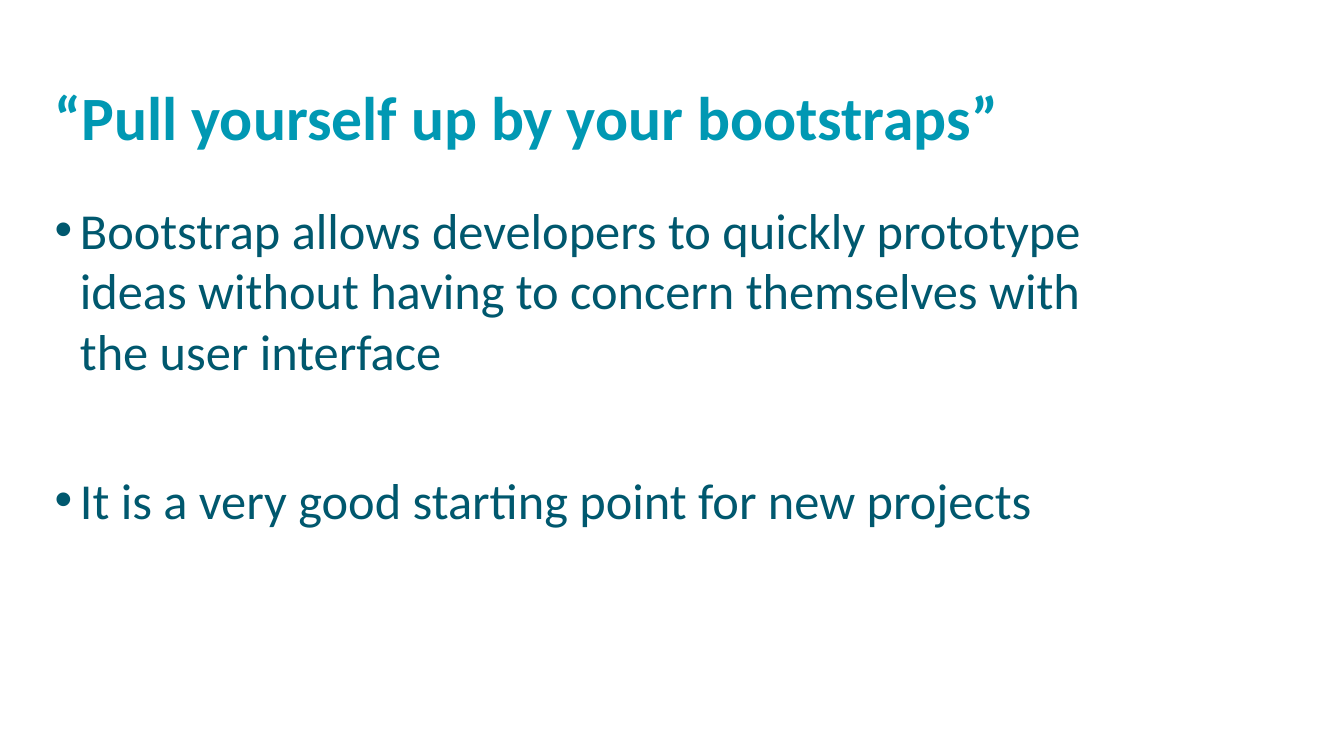
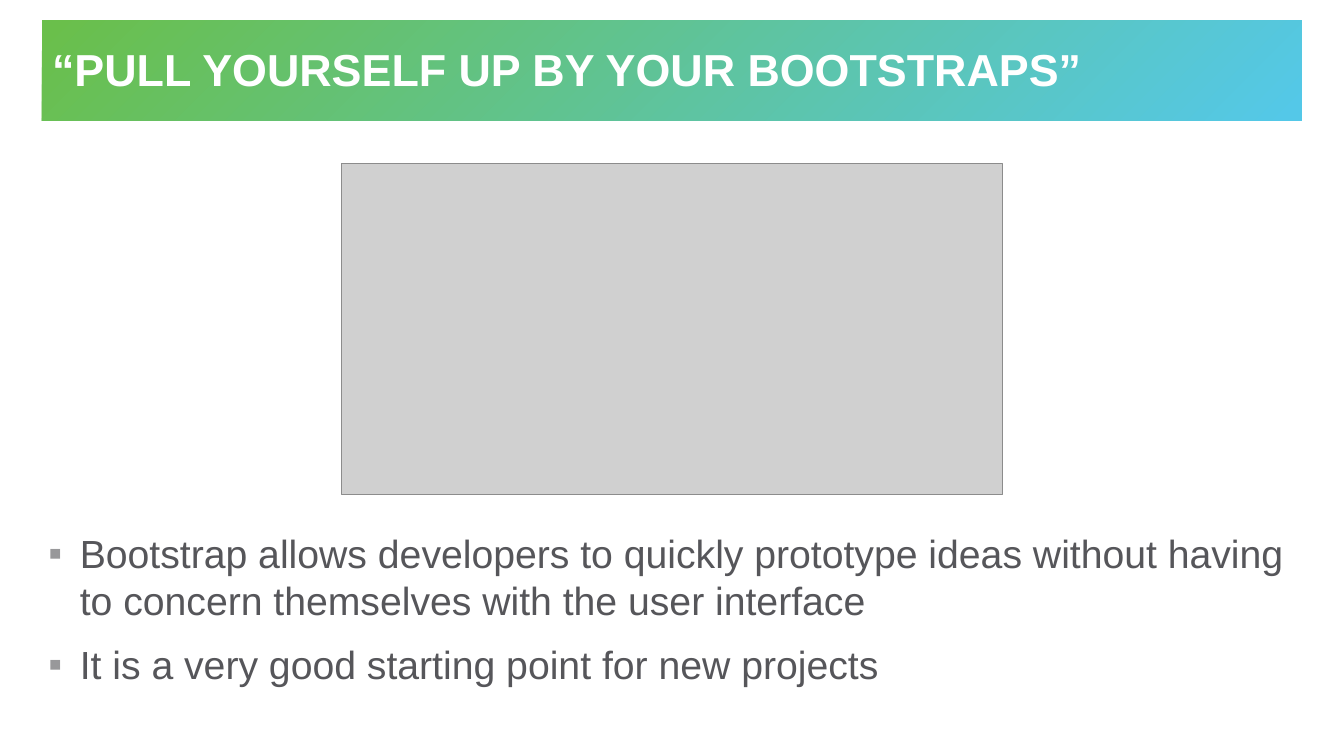
Before and after one commit to hytechclub/web-101, a slide deck: slide 7 of Week08/ResponsiveDesign.pptx. Drawn at 1344x756 pixels with LibreOffice and Linux fonts; fonts in the diff are those of the drawing; grey boxes stand for pictures; background and template pictures are left out. Boxes give left, top, right and bottom in pixels: in the first picture for what was removed or moved away, otherwise in the second. Text is boxed around its words. In the diff, an @@ line names an element or a change of style, - is before the commit and + after.

```diff
--- a/Week08/ResponsiveDesign.pptx
+++ b/Week08/ResponsiveDesign.pptx
@@ title "“PULL YOURSELF UP BY YOUR ...": place and size @@
-title "“PULL YOURSELF UP BY YOUR ..." at bbox=[55, 94, 998, 150]
+title "“PULL YOURSELF UP BY YOUR ..." at bbox=[42, 20, 1303, 121]
@@ title "“PULL YOURSELF UP BY YOUR ..." at bbox=[42, 20, 1303, 121]: vertical alignment top to middle; fill none to gradient #6ABF4B to #54C8E8 @@
@@ title at bbox=[52, 54, 1082, 87]: text changed; size 44 to 32 pt; font Calibri to Arial; text colour #0098B2 to #FFFFFF @@
-“Pull yourself up by your bootstraps”
+“PULL YOURSELF UP BY YOUR BOOTSTRAPS”
@@ picture added at bbox=[342, 163, 1003, 494] @@
@@ text "Bootstrap allows developers to quickly ...": place and size @@
-text "Bootstrap allows developers to quickly ..." at bbox=[80, 214, 1081, 528]
+text "Bootstrap allows developers to quickly ..." at bbox=[80, 539, 1283, 687]
@@ text "Bootstrap allows developers to quickly ..." at bbox=[80, 539, 1283, 687]: size 36 to 28 pt, font Calibri to Arial, text colour #00586E to #56565A; bullet • to ▪; more space between paragraphs @@
```
Also in this commit, not shown: 10 other slides changed, 2 other files.
